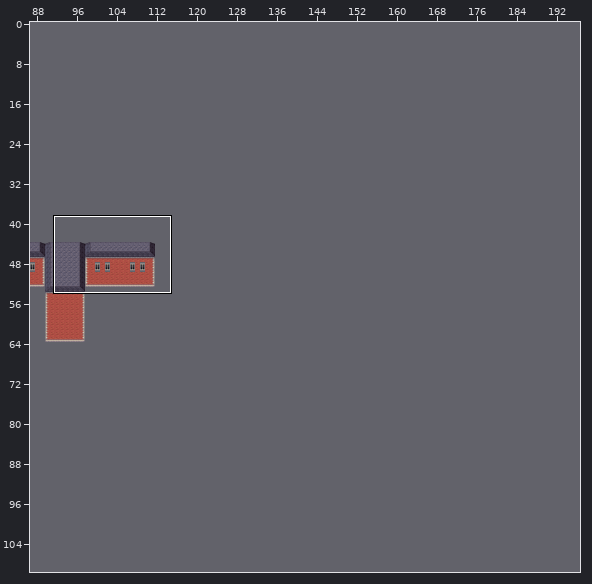
Tiled map -- Factory/Outside/outside.tmx. The first picture is a wide view before the edit; the outline marks the close-up.
Close-up. The starting point:
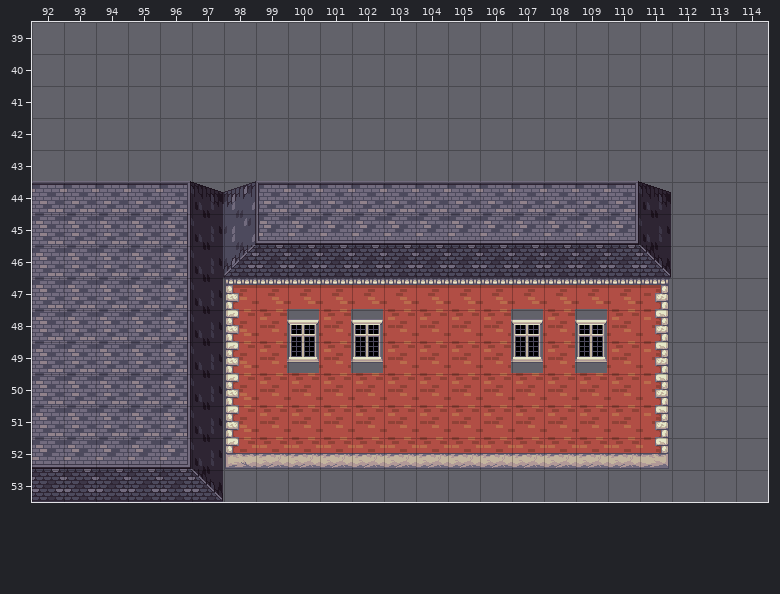
Cells are 32x32 px. Shown: x 92..114, y 39..53. The commit also changed other parts of the map, which this record leaves out. Not drawn, because the pictures are missing: unchanged layer "bottom".
And afterwards:
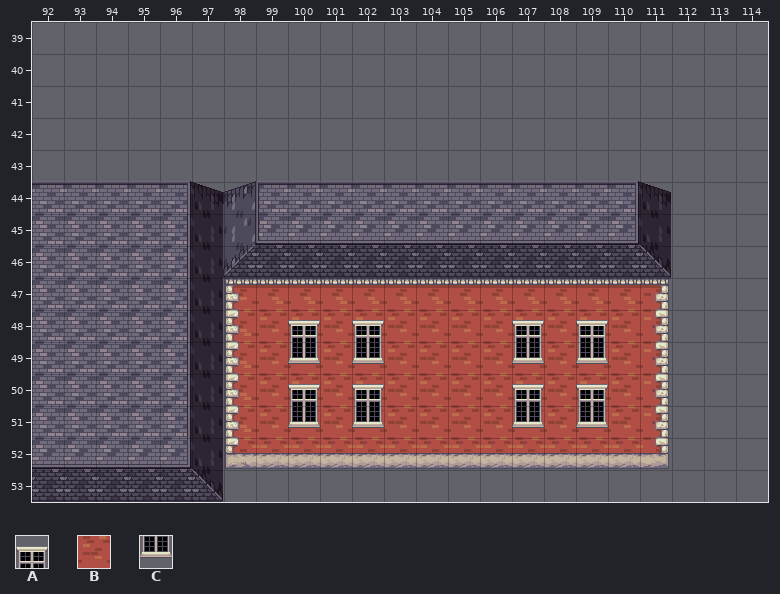
Key: from "house": A 8, B 10, C 17.
_ is an empty cell, . an unchanged one.
Tiles of an added or newly shown layer are drawn over the layers below it.
Message: Fix windows, add stairs to factory entrance
Edits made:
--- layer "top"
@@ x 100..109 @@
-48 A.A....A.A
-49 C.C....C.C
+48 B.B....B.B
+49 B.B....B.B
--- layer "windows" (added)
@@ x 100..109 @@
-48 _._...._._
-49 _._...._._
-50 _._...._._
-51 _._...._._
+48 A.A....A.A
+49 C.C....C.C
+50 A.A....A.A
+51 C.C....C.C
Changed places in both close-ups, as pixel boxes (x1, y1, x2, y2):
changed: (287, 309, 320, 428)
changed: (351, 309, 384, 428)
changed: (511, 309, 544, 428)
changed: (575, 309, 608, 428)
